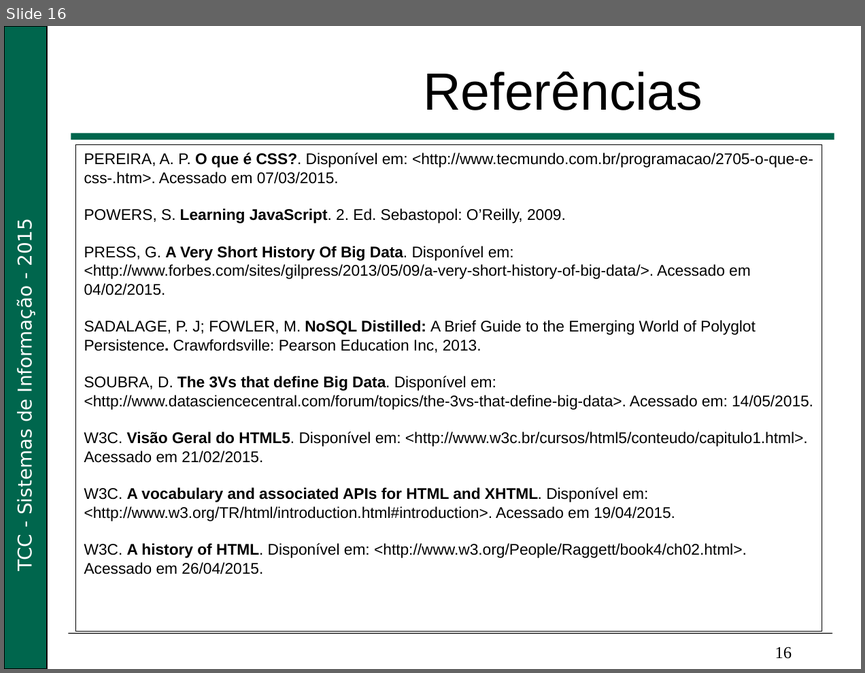
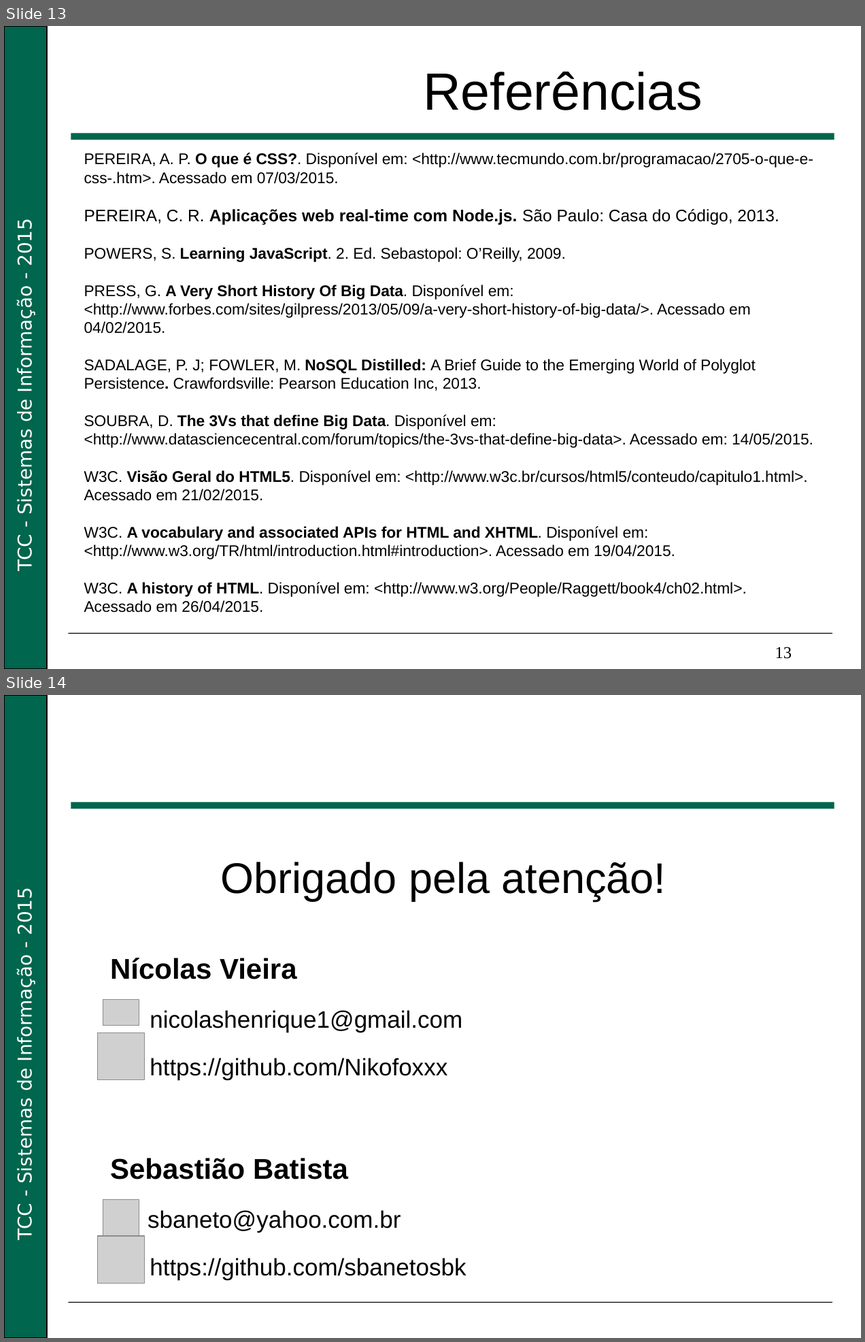
Before and after one commit to Nikofoxxx/TCC, a slide deck: documents/life_cycle/Apresentação_Big_Data.pptx. Shown one above the other, each under a label of ours: slide 16 before the commit, slides 13 and 14 after it. The pictures are 865x673 and 865x1342 pixels, drawn with LibreOffice and Linux fonts; fonts in the diff are those of the drawing; grey boxes stand for pictures; background and template pictures are left out. Boxes give left, top, right and bottom in pixels: in the first picture for what was removed or moved away, otherwise in the second. Text is boxed around its words. In the diff, an @@ line names an element or a change of style, - is before the commit and + after.

```diff
--- a/documents/life_cycle/Apresentação_Big_Data.pptx
+++ b/documents/life_cycle/Apresentação_Big_Data.pptx
@@ slide 14 added at <box>4,695,861,1338</box>, background #FFFFFF; not listed: 4 template elements that a slide beside it also shows @@
@@ text added at <box>110,862,666,1279</box>, 20 pt, text #000000 @@
+Obrigado pela atenção!
+Nícolas Vieira
+nicolashenrique1@gmail.com
+https://github.com/Nikofoxxx
+Sebastião Batista
+sbaneto@yahoo.com.br
+https://github.com/sbanetosbk
@@ picture added at <box>103,999,139,1025</box> @@
@@ picture added at <box>97,1032,145,1080</box> @@
@@ picture added at <box>103,1199,139,1235</box> @@
@@ picture added at <box>97,1236,145,1283</box> @@
@@ what was slide 16 is now slide 13 @@
@@ slide 13 changed as well @@
@@ rectangle removed at <box>76,145,822,631</box> @@
@@ text at <box>84,209,779,225</box>: paragraph added @@
+PEREIRA, C. R. Aplicações web real-time com Node.js. São Paulo: Casa do Código, 2013.
@@ text at <box>775,646,792,658</box>: text changed @@
-16
+13
```
Also in this commit, not shown: 12 other slides changed, 3 slides removed, 3 other files.
